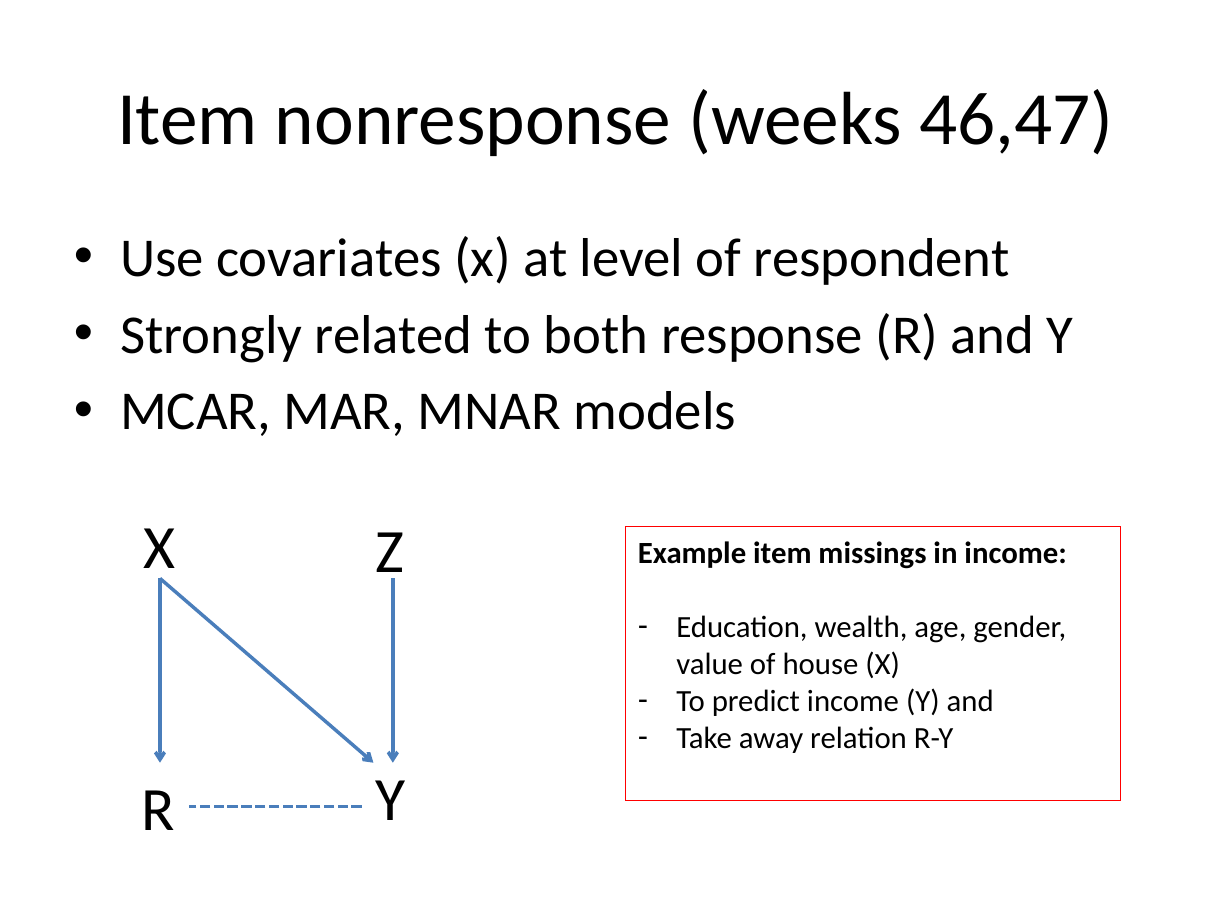
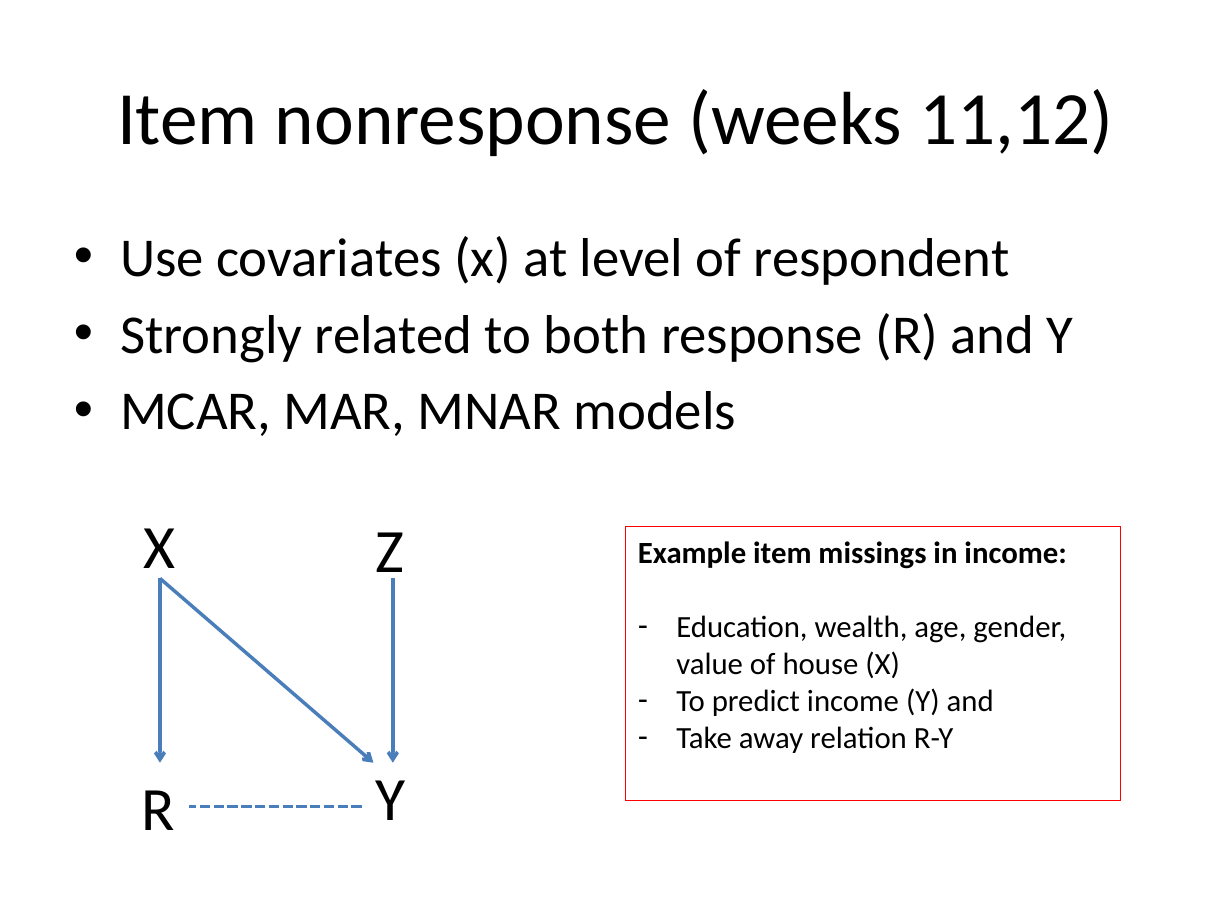
Before and after one commit to peterlugtig/peterlugtig.github.io, a slide deck: slide 21 of static/files/SDA/week9/lecture_week_9.pptx (slide 20 before the commit). Drawn at 1232x924 pixels with LibreOffice and Linux fonts; fonts in the diff are those of the drawing. Boxes give left, top, right and bottom in pixels: in the first picture for what was removed or moved away, otherwise in the second. Text is boxed around its words. In the diff, an @@ line names an element or a change of style, - is before the commit and + after.

Commit message:
update weeks 9 & 10

```diff
--- a/static/files/SDA/week9/lecture_week_9.pptx
+++ b/static/files/SDA/week9/lecture_week_9.pptx
@@ title at [117, 89, 1113, 156]: text changed @@
-Item nonresponse (weeks 46,47)
+Item nonresponse (weeks 11,12)
```
Also in this commit, not shown: 8 other slides changed, 4 slides added, 18 slides removed, 23 other files.
